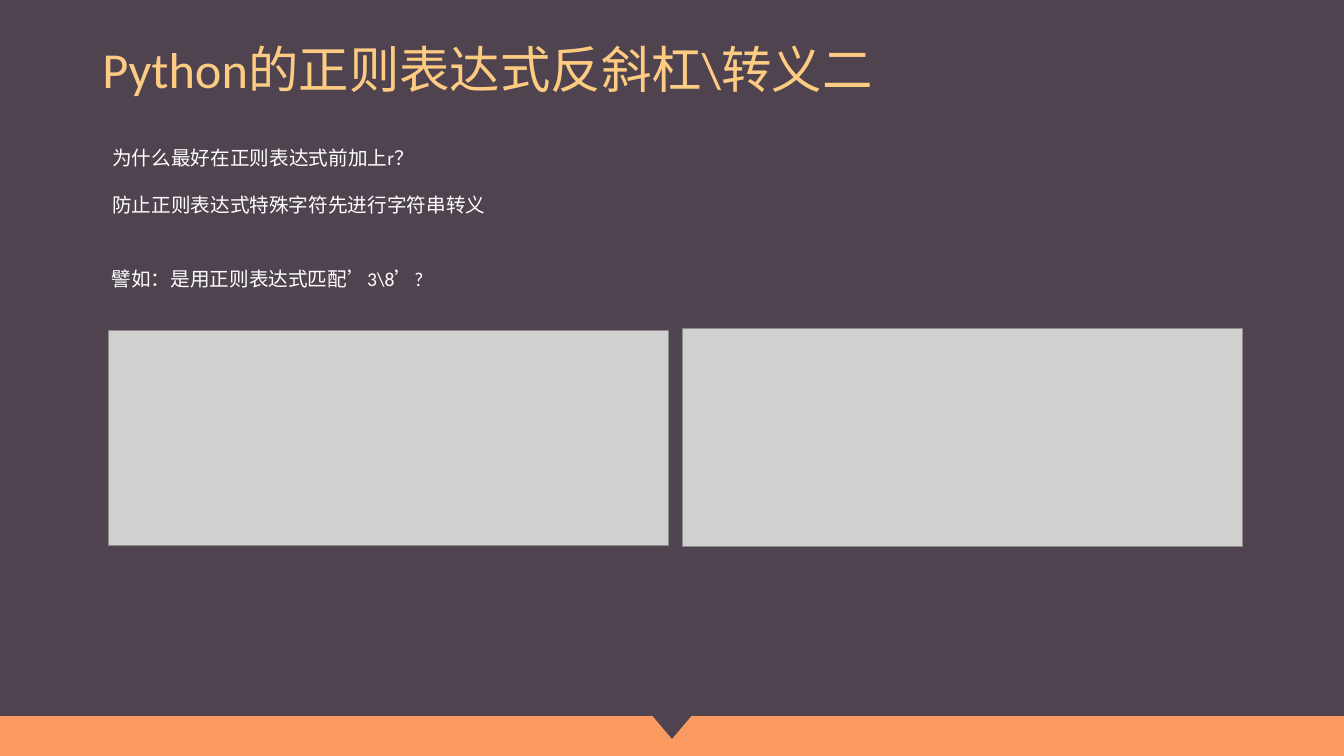
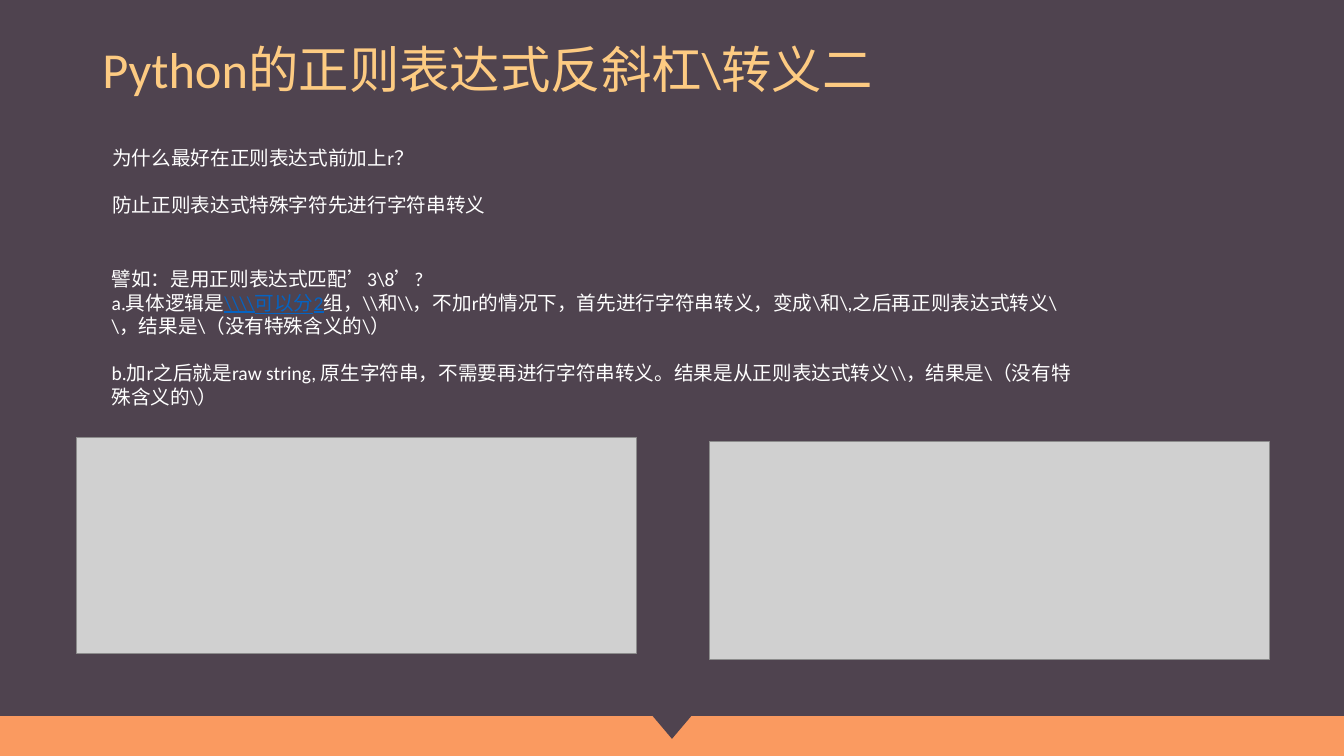
Before and after one commit to Wu-jiaming/-ppt, a slide deck: slide 20 of 正则表达式.pptx (slide 44 before the commit). Drawn at 1344x756 pixels with LibreOffice and Linux fonts; fonts in the diff are those of the drawing; grey boxes stand for pictures. Boxes give left, top, right and bottom in pixels: in the first picture for what was removed or moved away, otherwise in the second. Text is boxed around its words. In the diff, an @@ line names an element or a change of style, - is before the commit and + after.

Commit message:
update2

```diff
--- a/正则表达式.pptx
+++ b/正则表达式.pptx
@@ text at <box>112,293,1071,406</box>: paragraphs added @@
+a.具体逻辑是\\\\可以分2组，\\和\\，不加r的情况下，首先进行字符串转义，变成\和\,之后再正则表达式转义\\，结果是\（没有特殊含义的\）
+b.加r之后就是raw string, 原生字符串，不需要再进行字符串转义。结果是从正则表达式转义\\，结果是\（没有特殊含义的\）
@@ picture: place and size @@
-picture at <box>109,331,668,546</box>
+picture at <box>77,439,636,654</box>
@@ picture: place and size @@
-picture at <box>683,329,1242,546</box>
+picture at <box>710,442,1269,659</box>
```
Also in this commit, not shown: 5 other slides changed.
